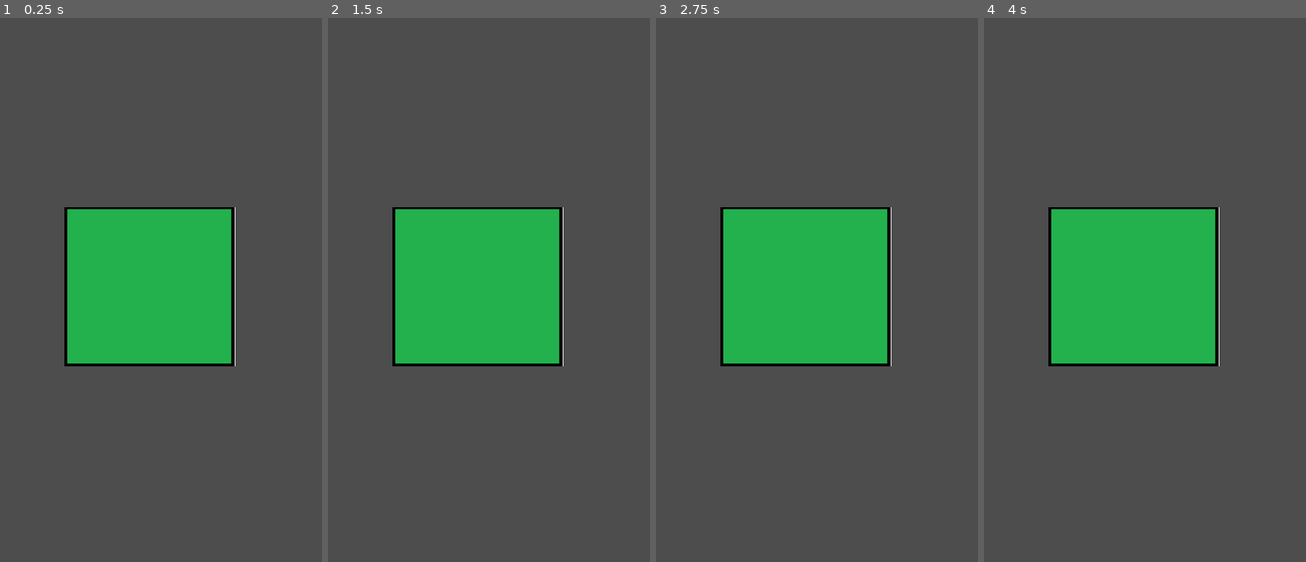
Above: before the commit, frames 1-4 (left to right).
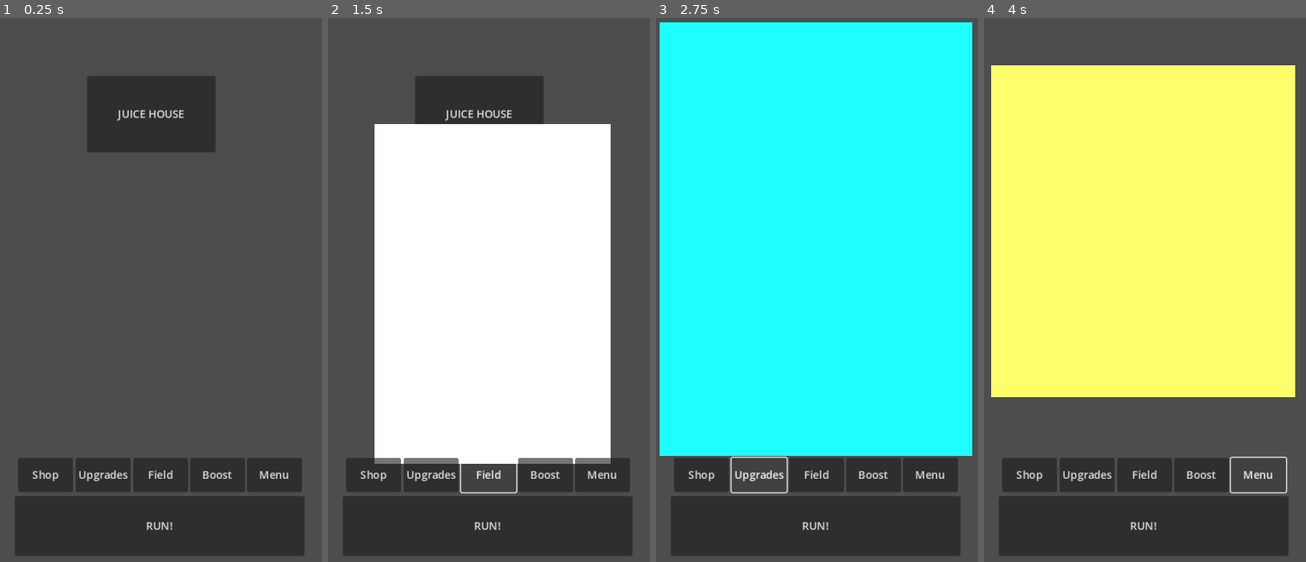
Above: after the commit, the same moments.

Repository: enoqAcero/JuiceCo
Game: Godot game, scene res://Scenes/Main.tscn
Same seed, same stepped clock (60 frames per second), same inputs: the game is played once before the commit and once after it.
Inputs (mouse positions are in pixels of both pictures, inside the frame that each line leads up to):
- Up to frame 1 (0.25 s): no input
- Up to frame 2 (1.5 s): click (485, 523) at 0.5 s, where only the run after the commit has a clickable "RUN!"; click (489, 474) at 1.25 s, where only the run after the commit has a clickable "Field"
- Up to frame 3 (2.75 s): click (759, 474) at 2 s, where only the run after the commit has a clickable "Upgrades"
- Up to frame 4 (4 s): click (1202, 474) at 2.75 s, where only the run after the commit has a clickable "Boost"; click (1257, 474) at 3.5 s, where only the run after the commit has a clickable "Menu"

The runs differ from the first frame. In frame 1, 36% of the frame differs, in the area x 4-95%, y 10-99%; in frame 2, 63%; in frame 3, 92%, in the area x 1-99%, y 0-99%; in frame 4, 72%.

Commit message:
juice House

Diff:
--- a/Save/PlayerSave.tres
+++ b/Save/PlayerSave.tres
@@ -1,4 +1,4 @@
-[gd_resource type="Resource" script_class="Player" load_steps=16 format=3]
+[gd_resource type="Resource" script_class="Player" load_steps=17 format=3 uid="uid://b048ef6h43jng"]
 
 [ext_resource type="Script" path="res://Resources/JuiceHouseData.gd" id="1_4rrbc"]
 [ext_resource type="Script" path="res://Resources/Player.gd" id="1_5gnap"]
@@ -26,10 +26,17 @@
 
 [sub_resource type="Resource" id="Resource_ig7rs"]
 script = ExtResource("1_4rrbc")
-name = ""
+name = "Juice Stand"
 level = 0
-capacity = 0
-cost = 0.0
+capacity = 250
+cost = 11.26
+
+[sub_resource type="Resource" id="Resource_ugufm"]
+script = ExtResource("1_4rrbc")
+name = "Juice Shack"
+level = 0
+capacity = 500
+cost = 466.0
 
 [sub_resource type="Resource" id="Resource_3xyuv"]
 script = ExtResource("4_87in5")
@@ -64,11 +71,11 @@
 script = ExtResource("1_5gnap")
 money = 0.0
 gems = 0
-JuiceHouse = Array[ExtResource("1_4rrbc")]([SubResource("Resource_ig7rs")])
-house0Id = 1
-house1Id = 0
-house2Id = 0
-house3Id = 0
+JuiceHouse = Array[ExtResource("1_4rrbc")]([SubResource("Resource_ig7rs"), SubResource("Resource_ugufm")])
+house0Id = 2
+house1Id = 1
+house2Id = 1
+house3Id = 1
 Fruits = Array[ExtResource("2_fxvng")]([SubResource("Resource_0sadf")])
 Transport = Array[ExtResource("5_f40ry")]([SubResource("Resource_4f4lj")])
 slots = 4
--- /dev/null
+++ b/Scenes/Boost.tscn
@@ -0,0 +1,10 @@
+[gd_scene format=3 uid="uid://c07rm36i3qevf"]
+
+[node name="Boost" type="Node2D"]
+
+[node name="ColorRect" type="ColorRect" parent="."]
+self_modulate = Color(1, 0.376471, 1, 1)
+offset_left = 19.0
+offset_top = 111.0
+offset_right = 441.0
+offset_bottom = 606.0
--- /dev/null
+++ b/Scenes/Field.tscn
@@ -0,0 +1,9 @@
+[gd_scene format=3 uid="uid://bc8vtgcgh7vxg"]
+
+[node name="Field" type="Node2D"]
+
+[node name="ColorRect" type="ColorRect" parent="."]
+offset_left = 68.0
+offset_top = 171.0
+offset_right = 421.0
+offset_bottom = 677.0
--- /dev/null
+++ b/Scenes/Garage.tscn
@@ -0,0 +1,3 @@
+[gd_scene format=3 uid="uid://b3gg2wrxhabaq"]
+
+[node name="Garage" type="Node2D"]
--- /dev/null
+++ b/Scenes/JuiceHouse.tscn
@@ -0,0 +1,142 @@
+[gd_scene load_steps=7 format=3 uid="uid://pyylsjt5onnc"]
+
+[ext_resource type="Script" path="res://Scripts/JuiceHouse.gd" id="1_eijnn"]
+[ext_resource type="PackedScene" uid="uid://csa81m87x06kh" path="res://Scenes/JuiceHouseBox2.tscn" id="2_o7sdm"]
+[ext_resource type="PackedScene" uid="uid://cnjd2fjj2c4d8" path="res://Scenes/JuiceHouseBox1.tscn" id="3_pb1vb"]
+
+[sub_resource type="LabelSettings" id="LabelSettings_r8hlm"]
+font_color = Color(0, 0, 0, 1)
+
+[sub_resource type="LabelSettings" id="LabelSettings_fqmnr"]
+font_color = Color(0, 0, 0, 1)
+
+[sub_resource type="LabelSettings" id="LabelSettings_ss8xi"]
+font_color = Color(0, 0, 0, 1)
+
+[node name="JuiceHouse" type="Node2D"]
+script = ExtResource("1_eijnn")
+
+[node name="Panel" type="Panel" parent="."]
+offset_right = 479.0
+
+[node name="VBoxContainer" type="VBoxContainer" parent="Panel"]
+layout_mode = 0
+offset_right = 479.0
+offset_bottom = 771.0
+theme_override_constants/separation = 0
+
+[node name="Color" type="ColorRect" parent="Panel/VBoxContainer"]
+custom_minimum_size = Vector2(0, 40)
+layout_mode = 2
+color = Color(0.403922, 0.403922, 0.403922, 1)
+
+[node name="Label" type="Label" parent="Panel/VBoxContainer/Color"]
+layout_mode = 2
+offset_top = 4.0
+offset_right = 479.0
+offset_bottom = 30.0
+text = "Juice House"
+horizontal_alignment = 1
+
+[node name="Close" type="Button" parent="Panel/VBoxContainer/Color"]
+layout_mode = 2
+offset_left = 425.0
+offset_top = 6.0
+offset_right = 463.0
+offset_bottom = 28.0
+
+[node name="ColorRect" type="ColorRect" parent="Panel/VBoxContainer"]
+custom_minimum_size = Vector2(0, 80)
+layout_mode = 2
+
+[node name="VBoxContainer" type="VBoxContainer" parent="Panel/VBoxContainer/ColorRect"]
+layout_mode = 0
+offset_right = 479.0
+offset_bottom = 57.0
+
+[node name="HBoxContainer" type="HBoxContainer" parent="Panel/VBoxContainer/ColorRect/VBoxContainer"]
+layout_mode = 2
+size_flags_vertical = 3
+theme_override_constants/separation = 300
+alignment = 1
+
+[node name="Label" type="Label" parent="Panel/VBoxContainer/ColorRect/VBoxContainer/HBoxContainer"]
+layout_mode = 2
+text = "Max Capacity"
+label_settings = SubResource("LabelSettings_r8hlm")
+
+[node name="CapacityLabel" type="Label" parent="Panel/VBoxContainer/ColorRect/VBoxContainer/HBoxContainer"]
+layout_mode = 2
+text = "00"
+label_settings = SubResource("LabelSettings_fqmnr")
+horizontal_alignment = 2
+
+[node name="HBoxContainer2" type="HBoxContainer" parent="Panel/VBoxContainer/ColorRect/VBoxContainer"]
+layout_mode = 2
+theme_override_constants/separation = 100
+alignment = 1
+
+[node name="Label" type="Label" parent="Panel/VBoxContainer/ColorRect/VBoxContainer/HBoxContainer2"]
+layout_mode = 2
+text = "Utilization
+"
+label_settings = SubResource("LabelSettings_ss8xi")
+
+[node name="ProgressBar" type="ProgressBar" parent="Panel/VBoxContainer/ColorRect/VBoxContainer/HBoxContainer2"]
+custom_minimum_size = Vector2(200, 0)
+layout_mode = 2
+
+[node name="Panel" type="Panel" parent="Panel/VBoxContainer"]
+layout_mode = 2
+size_flags_vertical = 3
+
+[node name="ColorRect2" type="ColorRect" parent="Panel/VBoxContainer/Panel"]
+layout_mode = 2
+offset_right = 479.0
+offset_bottom = 651.0
+size_flags_vertical = 3
+color = Color(0.619608, 0.619608, 0.619608, 1)
+
+[node name="Panel" type="Panel" parent="Panel/VBoxContainer/Panel"]
+layout_mode = 0
+offset_left = 5.0
+offset_top = 5.0
+offset_right = 470.0
+offset_bottom = 643.0
+
+[node name="VBoxContainer" type="VBoxContainer" parent="Panel/VBoxContainer/Panel/Panel"]
+layout_mode = 0
+offset_left = 4.0
+offset_top = 10.0
+offset_right = 463.0
+offset_bottom = 630.0
+
+[node name="Empty1" parent="." instance=ExtResource("2_o7sdm")]
+position = Vector2(35, 136)
+
+[node name="Empty2" parent="." instance=ExtResource("2_o7sdm")]
+position = Vector2(246, 136)
+
+[node name="Empty3" parent="." instance=ExtResource("2_o7sdm")]
+position = Vector2(34, 445)
+
+[node name="Empty4" parent="." instance=ExtResource("2_o7sdm")]
+position = Vector2(245, 446)
+
+[node name="House1" parent="." instance=ExtResource("3_pb1vb")]
+visible = false
+position = Vector2(35, 136)
+
+[node name="House2" parent="." instance=ExtResource("3_pb1vb")]
+visible = false
+position = Vector2(246, 135)
+
+[node name="House3" parent="." instance=ExtResource("3_pb1vb")]
+visible = false
+position = Vector2(34, 444)
+
+[node name="House4" parent="." instance=ExtResource("3_pb1vb")]
+visible = false
+position = Vector2(245, 446)
+
+[connection signal="pressed" from="Panel/VBoxContainer/Color/Close" to="." method="_on_close_pressed"]
--- /dev/null
+++ b/Scenes/JuiceHouseBox1.tscn
@@ -0,0 +1,48 @@
+[gd_scene load_steps=2 format=3 uid="uid://cnjd2fjj2c4d8"]
+
+[ext_resource type="Texture2D" uid="uid://d0ytlx3x5mgme" path="res://a.png" id="1_u01th"]
+
+[node name="Node2D" type="Node2D"]
+
+[node name="Panel" type="Panel" parent="."]
+custom_minimum_size = Vector2(200, 300)
+
+[node name="ColorRect" type="ColorRect" parent="Panel"]
+layout_mode = 0
+offset_right = 200.0
+offset_bottom = 299.0
+color = Color(0.435294, 0.435294, 0.435294, 1)
+
+[node name="VBoxContainer" type="VBoxContainer" parent="Panel"]
+layout_mode = 0
+offset_left = 4.0
+offset_top = 5.0
+offset_right = 195.0
+offset_bottom = 293.0
+
+[node name="Name" type="Label" parent="Panel/VBoxContainer"]
+layout_mode = 2
+text = "Name"
+
+[node name="HBoxContainer" type="HBoxContainer" parent="Panel/VBoxContainer"]
+layout_mode = 2
+
+[node name="Label" type="Label" parent="Panel/VBoxContainer/HBoxContainer"]
+layout_mode = 2
+text = "Ocupancy"
+
+[node name="ProgressBar" type="ProgressBar" parent="Panel/VBoxContainer/HBoxContainer"]
+custom_minimum_size = Vector2(50, 0)
+layout_mode = 2
+
+[node name="Sprite2D" type="Sprite2D" parent="Panel"]
+position = Vector2(43, 232)
+scale = Vector2(0.173529, 0.17616)
+texture = ExtResource("1_u01th")
+
+[node name="Upgrade" type="Button" parent="Panel"]
+offset_left = 106.0
+offset_top = 221.0
+offset_right = 181.0
+offset_bottom = 252.0
+text = "Upgrade"
--- /dev/null
+++ b/Scenes/JuiceHouseBox2.tscn
@@ -0,0 +1,24 @@
+[gd_scene format=3 uid="uid://csa81m87x06kh"]
+
+[node name="Node2D" type="Node2D"]
+
+[node name="Panel" type="Panel" parent="."]
+custom_minimum_size = Vector2(200, 300)
+
+[node name="ColorRect" type="ColorRect" parent="Panel"]
+layout_mode = 0
+offset_right = 199.0
+offset_bottom = 299.0
+
+[node name="VBoxContainer" type="VBoxContainer" parent="Panel"]
+layout_mode = 0
+offset_left = 8.0
+offset_top = 10.0
+offset_right = 192.0
+offset_bottom = 292.0
+alignment = 1
+
+[node name="BuildHouse" type="Button" parent="Panel/VBoxContainer"]
+custom_minimum_size = Vector2(0, 30)
+layout_mode = 2
+text = "Build Juice House"
--- a/Scenes/Main.tscn
+++ b/Scenes/Main.tscn
@@ -1,32 +1,98 @@
-[gd_scene load_steps=4 format=3 uid="uid://yqpe165f0q3"]
+[gd_scene load_steps=9 format=3 uid="uid://yqpe165f0q3"]
 
 [ext_resource type="Script" path="res://Scripts/Main.gd" id="1_dpbrn"]
-[ext_resource type="Script" path="res://Scripts/Camera2D.gd" id="2_goenv"]
-[ext_resource type="Texture2D" uid="uid://d0ytlx3x5mgme" path="res://a.png" id="2_xa36h"]
+[ext_resource type="PackedScene" uid="uid://bc8vtgcgh7vxg" path="res://Scenes/Field.tscn" id="2_cgc2k"]
+[ext_resource type="PackedScene" uid="uid://c33e12csse0rd" path="res://Scenes/Upgrades.tscn" id="3_uhmey"]
+[ext_resource type="PackedScene" uid="uid://c07rm36i3qevf" path="res://Scenes/Boost.tscn" id="4_n2rnl"]
+[ext_resource type="PackedScene" uid="uid://dces421mjwxim" path="res://Scenes/Menu.tscn" id="5_muedq"]
+[ext_resource type="PackedScene" uid="uid://ckrss1aux8vav" path="res://Scenes/Shop.tscn" id="6_feofs"]
+[ext_resource type="Script" path="res://Scripts/Camera2D.gd" id="7_4o3gd"]
+[ext_resource type="PackedScene" uid="uid://pyylsjt5onnc" path="res://Scenes/JuiceHouse.tscn" id="8_kddff"]
 
 [node name="Main" type="Node2D"]
 script = ExtResource("1_dpbrn")
+metadata/_edit_horizontal_guides_ = [668.0]
 
 [node name="Camera2D" type="Camera2D" parent="."]
 offset = Vector2(240, 427)
-script = ExtResource("2_goenv")
+script = ExtResource("7_4o3gd")
 
-[node name="A" type="Sprite2D" parent="."]
-position = Vector2(223, 413)
-texture = ExtResource("2_xa36h")
+[node name="CanvasLayer" type="CanvasLayer" parent="."]
 
-[node name="A2" type="Sprite2D" parent="."]
-position = Vector2(-547, -402)
-texture = ExtResource("2_xa36h")
+[node name="runButton" type="Button" parent="CanvasLayer"]
+offset_left = 21.0
+offset_top = 725.0
+offset_right = 454.0
+offset_bottom = 814.0
+text = "RUN!"
 
-[node name="A3" type="Sprite2D" parent="."]
-position = Vector2(-649, 1142)
-texture = ExtResource("2_xa36h")
+[node name="fieldButton" type="Button" parent="CanvasLayer"]
+offset_left = 198.0
+offset_top = 668.0
+offset_right = 280.0
+offset_bottom = 719.0
+text = "Field"
 
-[node name="A4" type="Sprite2D" parent="."]
-position = Vector2(868, 1183)
-texture = ExtResource("2_xa36h")
+[node name="Field" parent="CanvasLayer" instance=ExtResource("2_cgc2k")]
+visible = false
 
-[node name="A5" type="Sprite2D" parent="."]
-position = Vector2(940, -421)
-texture = ExtResource("2_xa36h")
+[node name="upgradeButton" type="Button" parent="CanvasLayer"]
+offset_left = 112.0
+offset_top = 668.0
+offset_right = 194.0
+offset_bottom = 719.0
+text = "Upgrades
+"
+
+[node name="Upgrades" parent="CanvasLayer" instance=ExtResource("3_uhmey")]
+visible = false
+
+[node name="boostButton" type="Button" parent="CanvasLayer"]
+offset_left = 283.0
+offset_top = 668.0
+offset_right = 365.0
+offset_bottom = 719.0
+text = "Boost"
+
+[node name="Boost" parent="CanvasLayer" instance=ExtResource("4_n2rnl")]
+visible = false
+
+[node name="menuButton" type="Button" parent="CanvasLayer"]
+offset_left = 368.0
+offset_top = 668.0
+offset_right = 450.0
+offset_bottom = 719.0
+text = "Menu"
+
+[node name="Menu" parent="CanvasLayer" instance=ExtResource("5_muedq")]
+visible = false
+
+[node name="shopButton" type="Button" parent="CanvasLayer"]
+offset_left = 26.0
+offset_top = 668.0
+offset_right = 108.0
+offset_bottom = 719.0
+text = "Shop"
+
+[node name="Shop" parent="CanvasLayer" instance=ExtResource("6_feofs")]
+visible = false
+
+[node name="JuiceHouse" parent="CanvasLayer" instance=ExtResource("8_kddff")]
+visible = false
+z_index = 1
+position = Vector2(-1, 42)
+
+[node name="Button" type="Button" parent="."]
+offset_left = 129.0
+offset_top = 99.0
+offset_right = 321.0
+offset_bottom = 213.0
+text = "JUICE HOUSE
+"
+
+[connection signal="pressed" from="CanvasLayer/fieldButton" to="." method="_on_field_button_pressed"]
+[connection signal="pressed" from="CanvasLayer/upgradeButton" to="." method="_on_upgrade_button_pressed"]
+[connection signal="pressed" from="CanvasLayer/boostButton" to="." method="_on_boost_button_pressed"]
+[connection signal="pressed" from="CanvasLayer/menuButton" to="." method="_on_menu_button_pressed"]
+[connection signal="pressed" from="CanvasLayer/shopButton" to="." method="_on_shop_button_pressed"]
+[connection signal="pressed" from="Button" to="." method="_on_button_pressed"]
--- /dev/null
+++ b/Scenes/Menu.tscn
@@ -0,0 +1,10 @@
+[gd_scene format=3 uid="uid://dces421mjwxim"]
+
+[node name="Menu" type="Node2D"]
+
+[node name="ColorRect" type="ColorRect" parent="."]
+self_modulate = Color(1, 1, 0.419608, 1)
+offset_left = 10.0
+offset_top = 83.0
+offset_right = 464.0
+offset_bottom = 577.0
--- /dev/null
+++ b/Scenes/Shop.tscn
@@ -0,0 +1,9 @@
+[gd_scene format=3 uid="uid://ckrss1aux8vav"]
+
+[node name="Shop" type="Node2D"]
+
+[node name="ColorRect" type="ColorRect" parent="."]
+offset_left = 111.0
+offset_top = 106.0
+offset_right = 361.0
+offset_bottom = 344.0
--- /dev/null
+++ b/Scenes/Upgrades.tscn
@@ -0,0 +1,10 @@
+[gd_scene format=3 uid="uid://c33e12csse0rd"]
+
+[node name="Upgrades" type="Node2D"]
+
+[node name="ColorRect" type="ColorRect" parent="."]
+self_modulate = Color(0.113725, 1, 1, 1)
+offset_left = 4.0
+offset_top = 19.0
+offset_right = 471.0
+offset_bottom = 665.0
--- /dev/null
+++ b/Scenes/WaterTank.tscn
@@ -0,0 +1,3 @@
+[gd_scene format=3 uid="uid://dh2j4eukundbg"]
+
+[node name="WaterTank" type="Node2D"]
--- /dev/null
+++ b/Scripts/JuiceHouse.gd
@@ -0,0 +1,141 @@
+extends Node2D
+
+var player
+
+var EmptyHouseButtonNodePath = "Panel/VBoxContainer/BuildHouse"
+var UpgradeHouseButtonNodePath = "Panel/Upgrade"
+
+###house variables
+var houseNamePath = "Panel/VBoxContainer/Name"
+var houseProgressBarPath = "Panel/VBoxContainer/HBoxContainer/ProgressBar"
+var houseSpritePath = "Panel/Sprite2D"
+####house 0 variables
+var houseID0
+var house0Name
+var house0ProgressBar
+var house0Sprite
+####house 1 variables
+var houseID1
+var house1Name
+var house1ProgressBar
+var house1Sprite
+####house 2 variables
+var houseID2
+var house2Name
+var house2ProgressBar
+var house2Sprite
+####house 3 variables
+var houseID3
+var house3Name
+var house3ProgressBar
+var house3Sprite
+
+func _ready():
+	$Empty1.get_node(EmptyHouseButtonNodePath).pressed.connect(Callable(buyHouse).bind(0))
+	$Empty2.get_node(EmptyHouseButtonNodePath).pressed.connect(Callable(buyHouse).bind(1))
+	$Empty3.get_node(EmptyHouseButtonNodePath).pressed.connect(Callable(buyHouse).bind(2))
+	$Empty4.get_node(EmptyHouseButtonNodePath).pressed.connect(Callable(buyHouse).bind(3))
+	$House1.get_node(UpgradeHouseButtonNodePath).pressed.connect(Callable(upgradeHouse).bind(0))
+	$House2.get_node(UpgradeHouseButtonNodePath).pressed.connect(Callable(upgradeHouse).bind(1))
+	$House3.get_node(UpgradeHouseButtonNodePath).pressed.connect(Callable(upgradeHouse).bind(2))
+	$House4.get_node(UpgradeHouseButtonNodePath).pressed.connect(Callable(upgradeHouse).bind(3))
+
+	####house 1 variables
+	house0Name = $House1.get_node(houseNamePath)
+	house0ProgressBar = $House1.get_node(houseProgressBarPath)
+	house0Sprite = $House1.get_node(houseSpritePath)
+	####house 2 variables
+	house1Name = $House2.get_node(houseNamePath)
+	house1ProgressBar = $House2.get_node(houseProgressBarPath)
+	house1Sprite = $House2.get_node(houseSpritePath)
+	####house 3 variables
+	house2Name = $House3.get_node(houseNamePath)
+	house2ProgressBar = $House3.get_node(houseProgressBarPath)
+	house2Sprite = $House3.get_node(houseSpritePath)
+	####house 4 variables
+	house3Name = $House4.get_node(houseNamePath)
+	house3ProgressBar = $House4.get_node(houseProgressBarPath)
+	house3Sprite = $House4.get_node(houseSpritePath)
+
+	loadData()
+
+#Carga y actualiza la casa correspondiente actual
+func loadHouses():
+	print("LOad HOuse")
+	houseID0 = player.house0Id - 1
+	houseID1 = player.house1Id - 1
+	houseID2 = player.house2Id - 1
+	houseID3 = player.house3Id - 1
+
+	if houseID0 < 0:
+		$Empty1.show()
+		$House1.hide()
+	else:
+		$Empty1.hide()
+		$House1.show()
+		house0Name.text =  player.JuiceHouse[houseID0].name
+
+	if houseID1 < 0:
+		$Empty2.show()
+		$House2.hide()
+	else:
+		$Empty2.hide()
+		$House2.show()
+		house1Name.text =  player.JuiceHouse[houseID1].name
+
+	if houseID2 < 0:
+		$Empty3.show()
+		$House3.hide()
+	else:
+		$Empty3.hide()
+		$House3.show()
+		house2Name.text =  player.JuiceHouse[houseID2].name
+
+	if houseID3 < 0:
+		$Empty4.show()
+		$House4.hide()
+	else:
+		$Empty4.hide()
+		$House4.show()
+		house3Name.text =  player.JuiceHouse[houseID3].name
+	save()
+
+#funcion cuando se compra una casa cuando antes no se tenia nada
+func buyHouse(index : int):
+	print("BUYHOUSE",index)
+
+	if index == 0:
+		player.house0Id += 1
+	elif index == 1:
+		player.house1Id += 1
+	elif index == 2:
+		player.house2Id += 1
+	elif index == 3:
+		player.house3Id += 1
+	loadHouses()
+
+
+#funcion cuando se quiere mejorar una casa que ya existe
+func upgradeHouse(index : int):
+	player.house0Id += 1
+	loadHouses()
+
+
+
+
+
+func _on_close_pressed():
+	hide()
+
+func save():
+	ResourceSaver.save(player, "res://Save/PlayerSave.tres")
+
+func loadData():
+	if ResourceLoader.exists("res://Save/PlayerSave.tres"):
+		player = ResourceLoader.load("res://Save/PlayerSave.tres")
+	else:
+		var newPlayerData = Player.new()
+		ResourceSaver.save(newPlayerData, ("res://Save/PlayerSave.tres"))
+		player = ResourceLoader.load("res://Save/PlayerSave.tres")
+
+	loadHouses()
--- a/Scripts/Main.gd
+++ b/Scripts/Main.gd
@@ -2,6 +2,11 @@
 
 var playerData : Player
 var savePath = "res://Save/PlayerSave.tres"
+var controlEscenasField = false
+var controlEscenasUpgrades = false
+var controlEscenasBoost = false
+var controlEscenasMenu = false
+var controlEscenasShop = false
 
 # Called when the node enters the scene tree for the first time.
 func _ready():
@@ -29,3 +34,47 @@
 func _notification(what):
 	if what == NOTIFICATION_WM_CLOSE_REQUEST or what == NOTIFICATION_WM_GO_BACK_REQUEST:
 		save()
+
+
+# Oculta todas las escenas
+func hideScene():
+	$CanvasLayer/Field.visible = false
+	$CanvasLayer/Upgrades.visible = false
+	$CanvasLayer/Boost.visible = false
+	$CanvasLayer/Menu.visible = false
+	$CanvasLayer/Shop.visible = false
+
+# Muestra la escena especificada
+func showScene(scene, controlEscenas):
+	hideScene()
+	if !controlEscenas:
+		scene.visible = true
+	return !controlEscenas
+
+#Abir Field
+func _on_field_button_pressed():
+	controlEscenasField = showScene($CanvasLayer/Field, controlEscenasField)
+
+#Abir Upgrades
+func _on_upgrade_button_pressed():
+	controlEscenasUpgrades = showScene($CanvasLayer/Upgrades, controlEscenasUpgrades)
+
+#Abir Boosts
+func _on_boost_button_pressed():
+	controlEscenasBoost = showScene($CanvasLayer/Boost, controlEscenasBoost)
+
+#Abir Menu
+func _on_menu_button_pressed():
+	controlEscenasMenu = showScene($CanvasLayer/Menu, controlEscenasMenu)
+
+#Abir Shop
+func _on_shop_button_pressed():
+	controlEscenasShop = showScene($CanvasLayer/Shop, controlEscenasShop)
+
+
+
+
+
+
+func _on_button_pressed():
+	$CanvasLayer/JuiceHouse.show()
